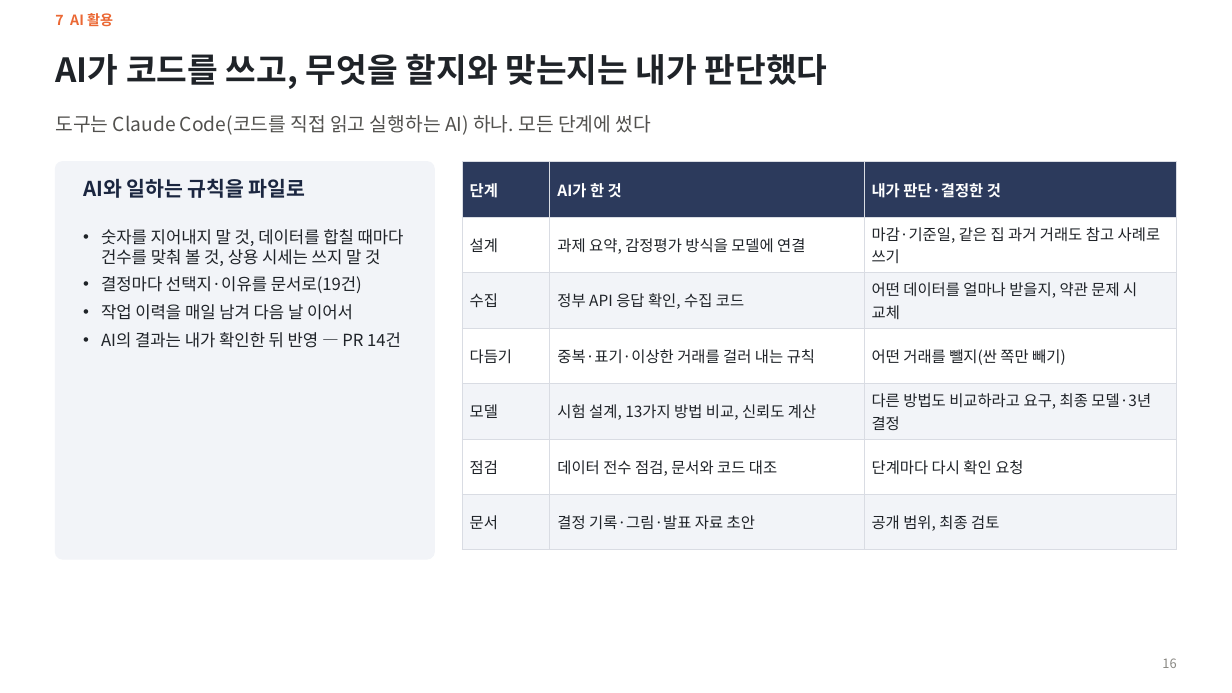
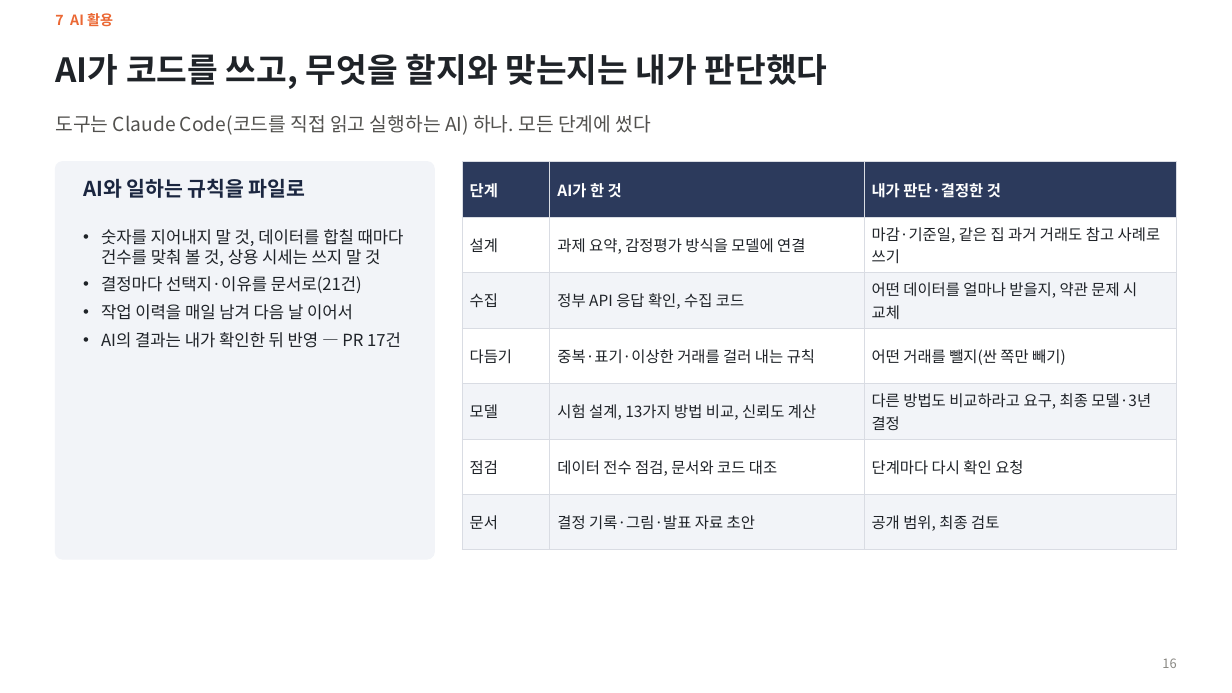
Before and after one commit to KimInSeok-DA/DA_Seoul_Villa_AVM, a slide deck: slide 16 of presentation/AVM_발표.pptx. Drawn at 1232x693 pixels with LibreOffice and Linux fonts; fonts in the diff are those of the drawing. Boxes give left, top, right and bottom in pixels: in the first picture for what was removed or moved away, otherwise in the second. Text is boxed around its words. In the diff, an @@ line names an element or a change of style, - is before the commit and + after.

Commit message:
문서·PPT: 철거된 건물 거래 제외 반영과 숫자 갱신
- README 결과 표·데이터·환경 변수, PPT 재료, 용어사전, 진행 과정, 1007_13·15 수치 갱신
- PPT 데이터 다듬기·자체 검증·신뢰도·크게 틀린 사례·예시·부록 수치, AI 활용 장 문서·PR 수
- HANDOFF·작업일지·AI 활용 기록

```diff
--- a/presentation/AVM_발표.pptx
+++ b/presentation/AVM_발표.pptx
@@ text at [101,276,362,293]: text changed @@
-• 결정마다 선택지·이유를 문서로(19건)
+• 결정마다 선택지·이유를 문서로(21건)
@@ text at [101,332,401,348]: text changed @@
-• AI의 결과는 내가 확인한 뒤 반영 — PR 14건
+• AI의 결과는 내가 확인한 뒤 반영 — PR 17건
```
Also in this commit, not shown: 11 other slides changed, 10 other files.
